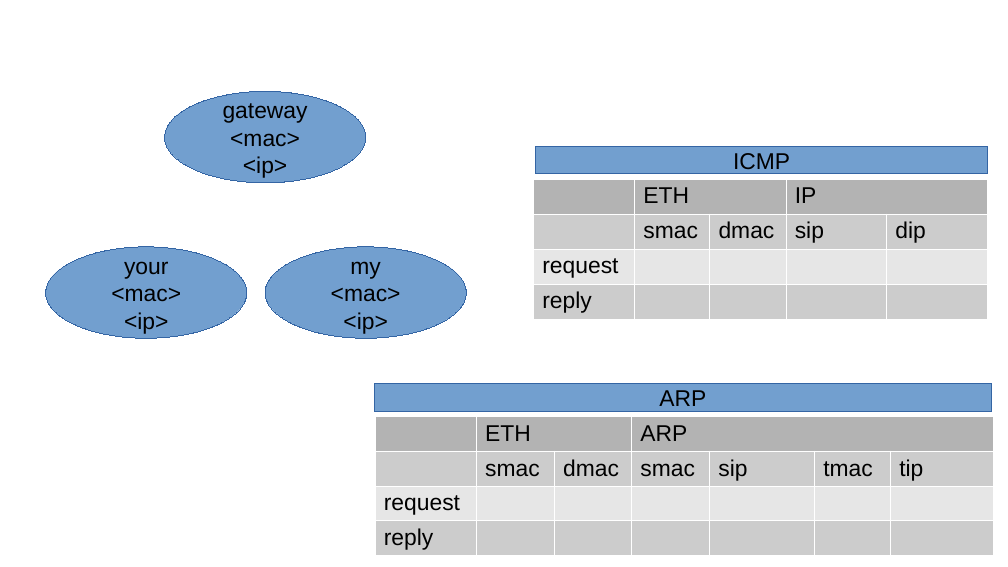
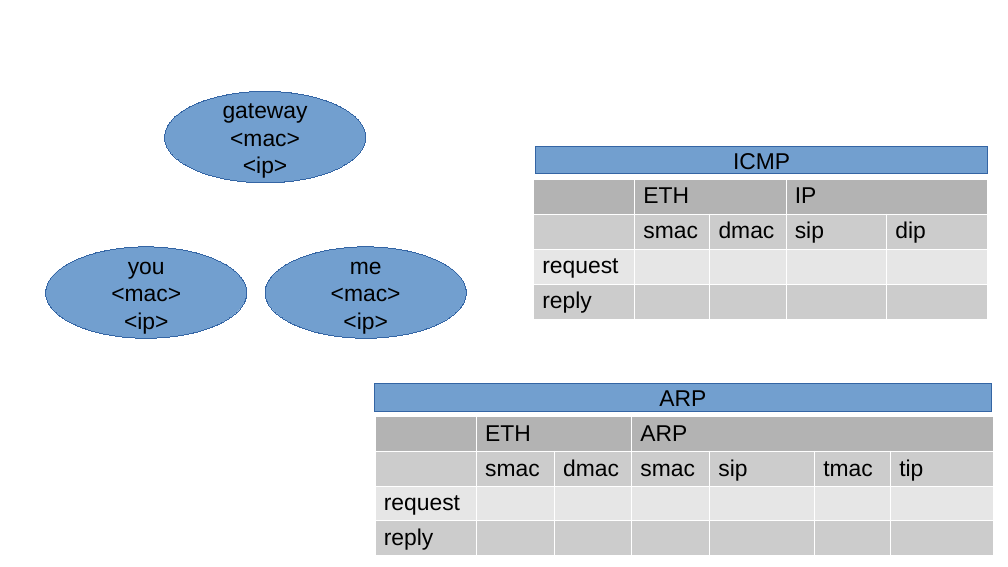
Before and after one commit to borricha/send-arp, a slide deck: slide 1 of ppt/send-arp-test.odp. Drawn at 1008x567 pixels with LibreOffice and Linux fonts; fonts in the diff are those of the drawing. Boxes give left, top, right and bottom in pixels: in the first picture for what was removed or moved away, otherwise in the second. Text is boxed around its words. In the diff, an @@ line names an element or a change of style, - is before the commit and + after.

Commit message:
Change text

```diff
--- a/ppt/send-arp-test.odp
+++ b/ppt/send-arp-test.odp
@@ text in ellipse at [128,261,165,279]: text changed @@
-your
+you
@@ text in ellipse at [350,261,382,274]: text changed @@
-my
+me
```
